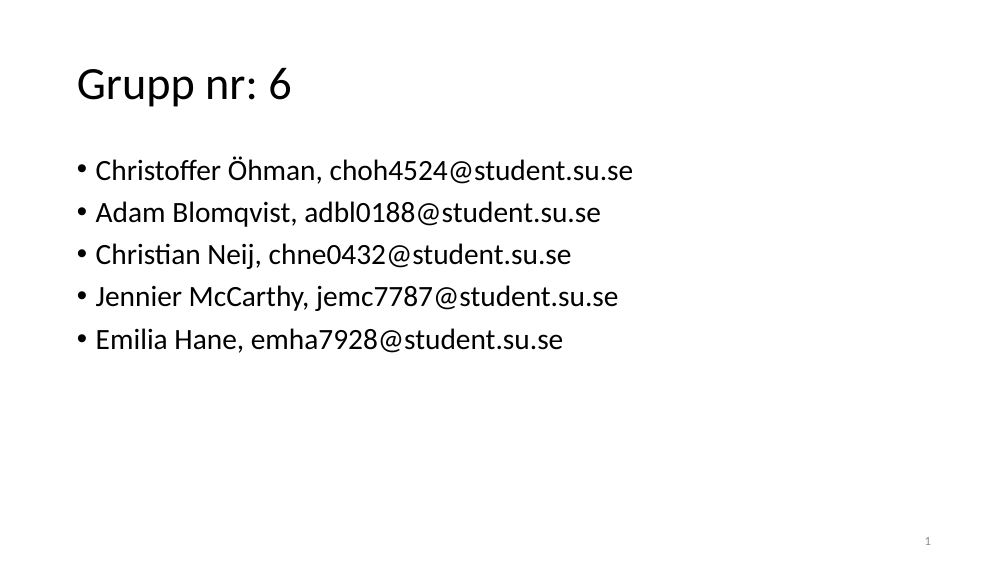
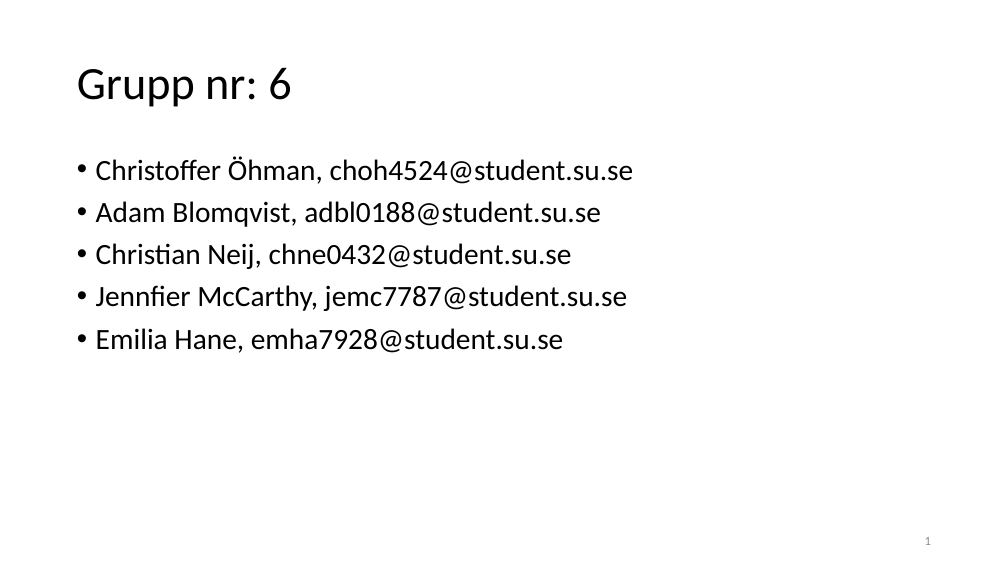
Before and after one commit to forrpa/Fake-Game-Testing, a slide deck: slide 1 of slutredovisning.pptx. Drawn at 1008x567 pixels with LibreOffice and Linux fonts; fonts in the diff are those of the drawing. Boxes give left, top, right and bottom in pixels: in the first picture for what was removed or moved away, otherwise in the second. Text is boxed around its words. In the diff, an @@ line names an element or a change of style, - is before the commit and + after.

```diff
--- a/slutredovisning.pptx
+++ b/slutredovisning.pptx
@@ text at <box>96,285,627,311</box>: text changed @@
-• Jennier McCarthy, jemc7787@student.su.se
+• Jennfier McCarthy, jemc7787@student.su.se
```
Also in this commit, not shown: 1 other slide changed.
